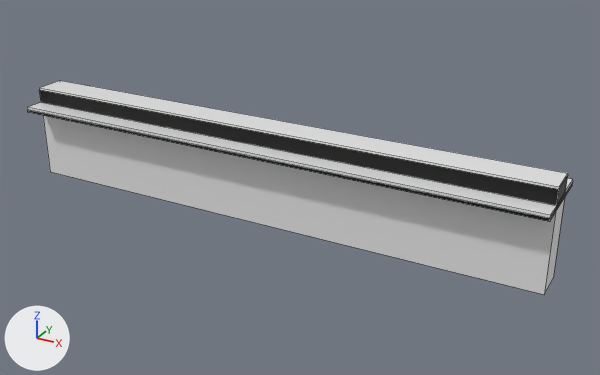
An edit to the FBX model Assets/Art/Models/BasicModels/CounterTop.fbx, drawn before and after from the same camera.
Camera for both pictures: a 50 mm lens placed at (7.46, -11.3, 4.39), pointed at (2.89, -3.0, 0.24). The lights are fixed; the arrows at lower left show +X, +Y and +Z. Mesh edges are drawn as thin lines. Where no turn or scale is listed for an object, it has been applied to the vertices. Vertices at the same position are counted once.

Objects in the first picture: 'CounterTop'.
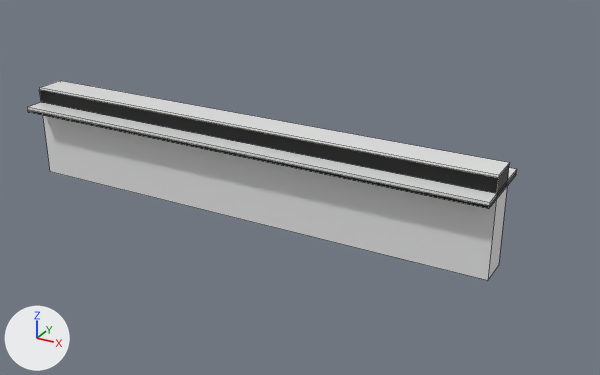
The newer file is also turned or shifted as a whole; pictures and numbers use the older file's frame.

Changed parts and their boxes (x1, y1, x2, y2) in the pictures (600 x 375 px; the box of a moved part takes in the faces that stretch with it):
'CounterTop', reshaped (10% narrower, 7% shorter): before (27, 81, 573, 294); after (27, 81, 517, 280)
part 1 of me_cube_003, moved or reshaped: before (43, 116, 573, 294); after (43, 116, 516, 280)

Edits to the bpy script that builds the scene:
```text
Change me_cube_003:
    where me_cube_003.from_pydata(...)  # 34 vertices, 24 faces; spans x -1.0..6.05, y -3.61..-2.6, z -0.2..1.05
    used by ob_countertop; location = (0.0, 0.0, 0.0)
    verts and faces of me_cube_003; kept vertices keep their numbers, new ones are numbered from 34
    before: 0 (-1.0, -2.96, 0.77), 1 (-1.0, -3.36, 0.77), 4 (6.05, -3.36, 1.05) at pixel (559, 186), 5 (6.05, -2.96, 1.05) at pixel (567, 173), 7 (6.05, -3.36, 0.84) at pixel (556, 205)
    before: 8 (6.05, -2.96, 0.84) at pixel (565, 191), 10 (6.05, -2.6, 0.84) at pixel (572, 179), 11 (6.05, -2.6, 0.77) at pixel (572, 185), 12 (-1.0, -2.6, 0.77), 14 (6.05, -3.61, 0.77) at pixel (549, 221)
    before: 15 (6.05, -3.61, 0.84) at pixel (550, 215), 17 (-1.0, -3.61, 0.77) at pixel (27, 112), 18 (6.05, -3.36, 0.77) at pixel (555, 211), 19 (6.05, -2.96, 0.77) at pixel (564, 197), 20 (-1.0, -3.36, -0.2) at pixel (50, 171)
    before: 21 (-1.0, -2.96, -0.2), 22 (6.05, -3.36, -0.2) at pixel (544, 294), 23 (6.05, -2.96, -0.2) at pixel (553, 278), 24 (6.05, -2.6, 0.81) at pixel (572, 182), 26 (6.05, -3.61, 0.8) at pixel (549, 218)
    before: 28 (6.05, -3.36, 0.81) at pixel (556, 208), 29 (6.05, -2.96, 0.81) at pixel (565, 194), 31 (6.05, -3.36, 1.02) at pixel (558, 189), 32 (6.05, -2.96, 1.02) at pixel (567, 175)
    me_cube_003 part 1
    add delete_vertices([18, 19])  # with the faces that use them
    add for i in [4, 5, 7, 8, 10, 11, 14, 15, 22, 23, 24, 26, 28, 29, 31, 32]: verts[i] += (-0.62, 0.0, 0.0)
    add for new, old in zip([*range(34, 38)], [*range(20, 24)]): verts[new] = verts[old] + (0.0, 0.0, 0.97)
    add faces += [(1, 36, 14, 17), (11, 24, 29, 37), (14, 36, 28, 26), (28, 36, 37, 29), (0, 12, 11, 37)]  # mat_old_cement (black #000000)
    add faces += [(22, 23, 37, 36), (21, 35, 37, 23), (20, 22, 36, 34)]  # mat_bricks (its picture is missing)
```
